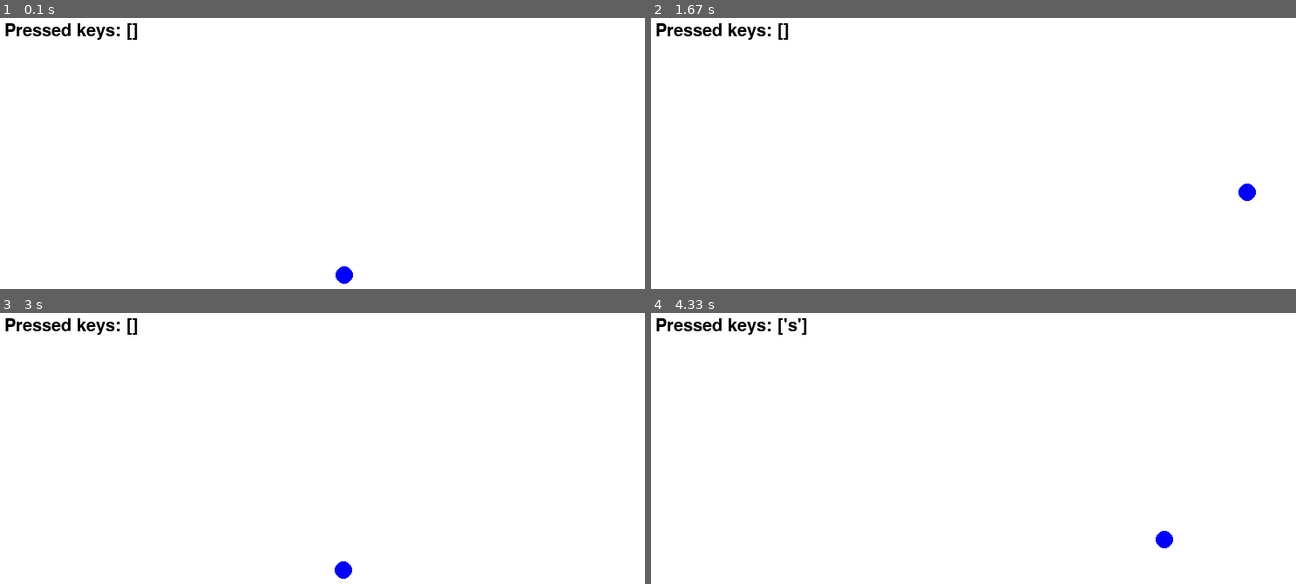
Above: before the commit, frames 1-4 (two rows, left to right).
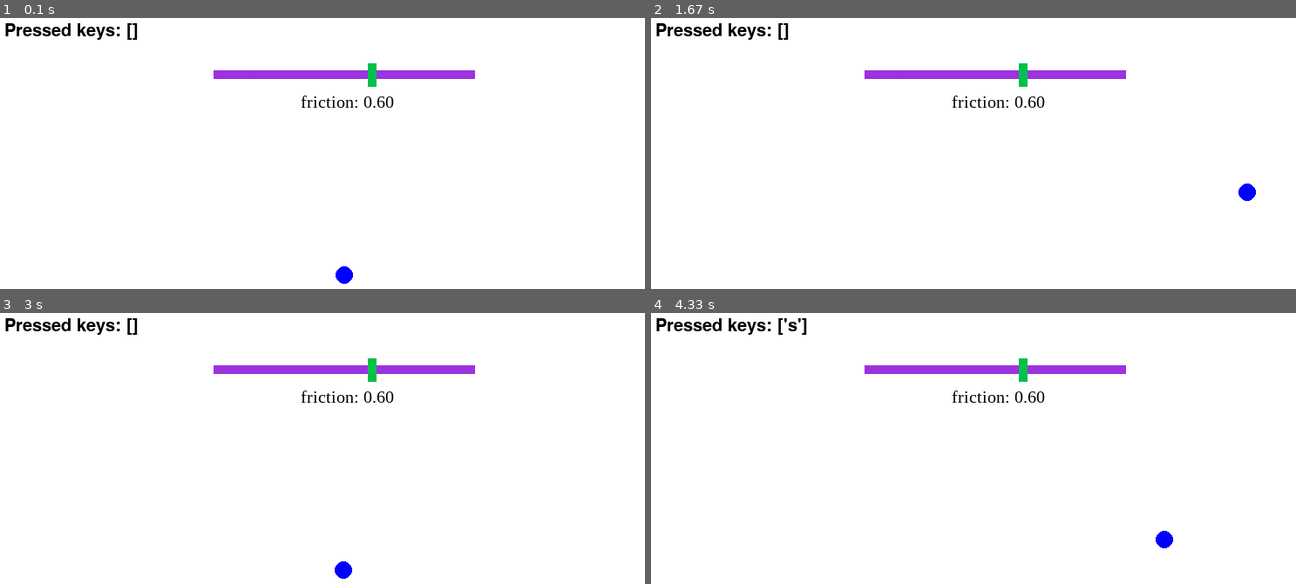
Above: after the commit, the same moments.

Repository: CharlesHsu-noob/fuckUpygame
Game: pygame game, started from sean/battle_demo.py
Two runs of this game, one before a commit and one after it. Both use one fixed random seed, a clock stepped at 60 frames per second and the inputs below.
Inputs:
- Up to frame 1 (0.1 s): no input
- Up to frame 2 (1.67 s): hold D 0.33-0.8 s; hold W 0.83-1.13 s; hold D 1.17-1.63 s
- Up to frame 3 (3 s): hold A 1.67-2.2 s; hold S 2.23-2.53 s; hold A 2.57-2.97 s
- Up to frame 4 (4.33 s): hold W 3-3.37 s; hold D 3.4-4.03 s; hold S from 4.07 s (still down)

The runs differ from the first frame. In frame 1, 1.6% of the frame differs, in the area x 33-74%, y 16-34%; in frame 2, 1.6%; in frame 3, 1.6%; in frame 4, 1.6%.

Commit message:
add a slider in battle_demo

Diff:
--- a/sean/battle_demo.py
+++ b/sean/battle_demo.py
@@ -1,5 +1,12 @@
 import pygame
-import sys
+import sys,os
+
+script_dir = os.path.dirname(os.path.abspath(__file__))
+base_dir = os.path.dirname(script_dir)
+#將父目錄路徑添加到 Python 的搜尋路徑中
+#sys.path.insert(0, ...) 將路徑添加到清單的最前面
+sys.path.insert(0, base_dir)
+import XddObjects as xo
 
 pygame.init()
 
@@ -15,7 +22,16 @@
 x, y = WIDTH // 2, HEIGHT // 2
 size = 10
 speed = 5
-friction = 0.6
+default_friction = 0.6
+
+friction_rail_path=os.path.join(base_dir,"picture","sound_slider","slider_rail.png")
+friction_twist_path=os.path.join(base_dir,"picture","sound_slider","slider_twist.png")
+friction_rail=xo.sliderRailObject(friction_rail_path,(WIDTH//2,70),(300,10))
+friction_twist=xo.sliderTwistObject(friction_twist_path,
+                                    (WIDTH//2,70),(10,27),
+                                    0,0.99,default_friction,friction_rail)
+friction_font=pygame.font.SysFont("times new roman",20)
+friction_text=friction_font.render(f"friction: {friction_twist.current_val:.2f}",True,BLACK)
 
 vx, vy = 0, 0
 
@@ -24,16 +40,22 @@
 
 while True:
     for event in pygame.event.get():
-        if event.type == pygame.QUIT:
+        if event.type == pygame.QUIT :
             pygame.quit()
             sys.exit()
         elif event.type == pygame.KEYDOWN:
             if event.key in [pygame.K_w, pygame.K_s, pygame.K_a, pygame.K_d]:
                 if event.key not in pressed_keys:
                     pressed_keys.append(event.key)
+            if event.key==pygame.K_ESCAPE:
+                pygame.quit()
+                sys.exit()
         elif event.type == pygame.KEYUP:
             if event.key in pressed_keys:
                 pressed_keys.remove(event.key)
+
+    friction_twist.update()
+    friction_rail.update()
 
     if pressed_keys:
         key = pressed_keys[-1]
@@ -46,8 +68,8 @@
         elif key == pygame.K_d:
             vx, vy = speed, 0
     else:
-        vx *= friction
-        vy *= friction
+        vx *= friction_twist.current_val
+        vy *= friction_twist.current_val
 
     x += vx
     y += vy
@@ -72,6 +94,10 @@
     display_keys = [pygame.key.name(k) for k in pressed_keys]
     keys_text = font.render(f"Pressed keys: {display_keys}", True, BLACK)
     screen.blit(keys_text, (10, 10))
+    screen.blit(friction_rail.image,friction_rail.rect)
+    screen.blit(friction_twist.image,friction_twist.rect)
+    friction_text=friction_font.render(f"friction: {friction_twist.current_val:.2f}",True,BLACK)
+    screen.blit(friction_text,(WIDTH//2-50,90))
 
     pygame.display.flip()
     clock.tick(60)
